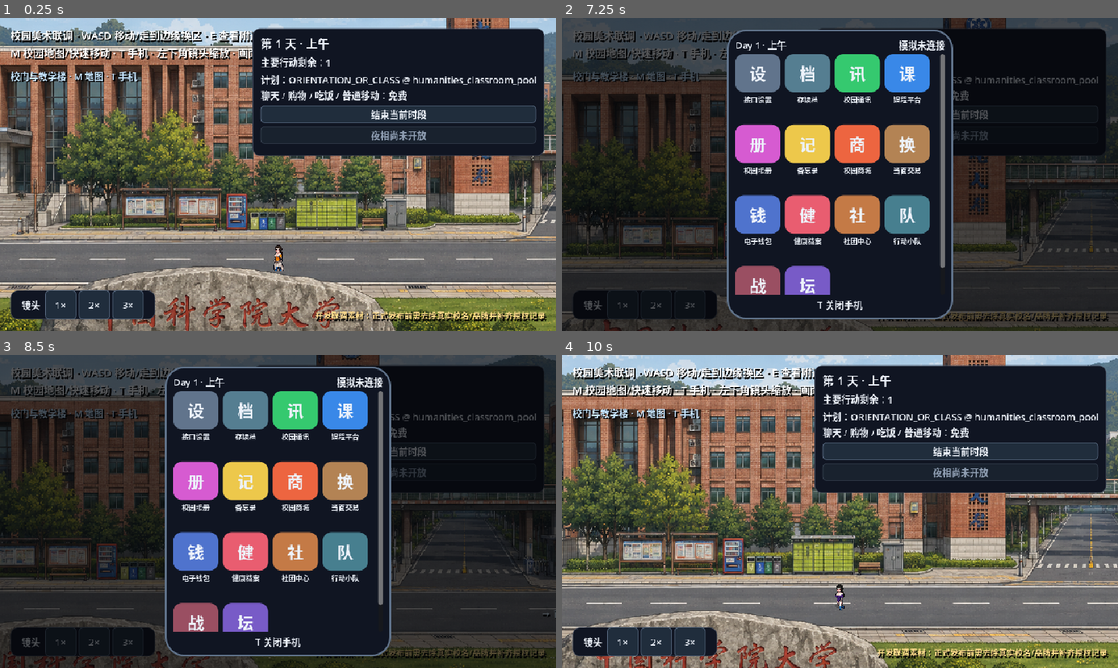
Above: before the commit, frames 1-4 (two rows, left to right).
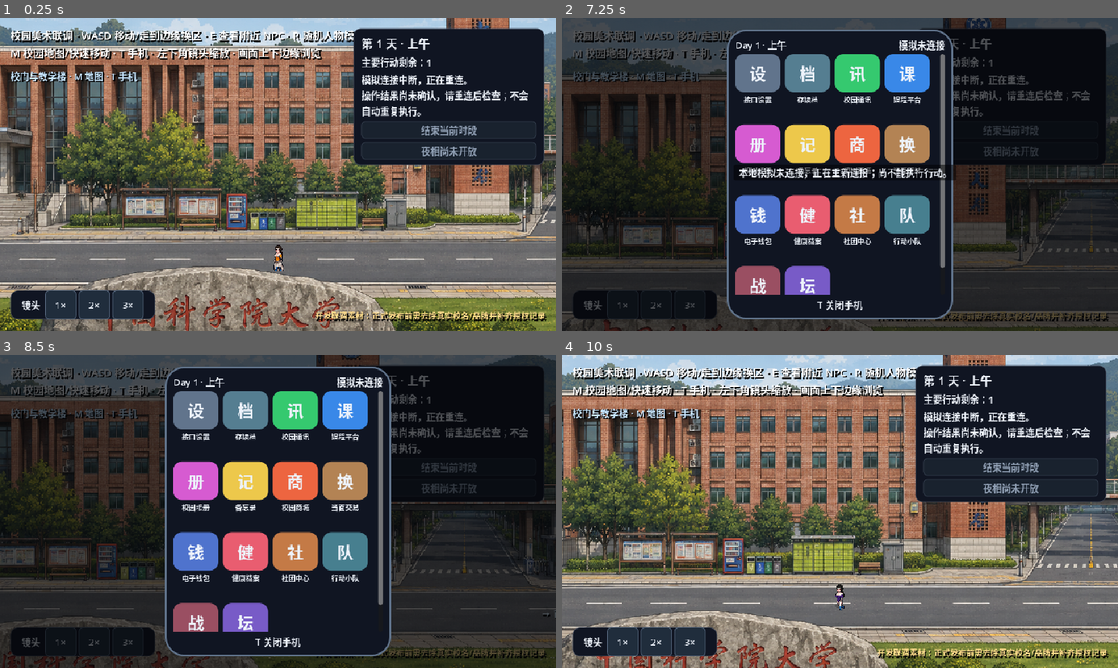
Above: after the commit, the same moments.

Repository: snappy716/LLM-simulate-society
Game: Godot game, scene res://scenes/campus/campus_collab_test.tscn
The game is run twice, just before and just after one commit, with the same random seed, the same clock (stepped at 60 frames per second) and the same inputs.
Inputs (mouse positions are in pixels of both pictures, inside the frame that each line leads up to):
- Up to frame 1 (0.25 s): no input
- Up to frame 2 (7.25 s): move the mouse to (962, 158) at 0.52 s; hold D (move_right) 0.53-1.28 s; hold E (interact_npc) 0.53-1.28 s; move the mouse to (728, 190) at 1.27 s; hold S (move_down) 1.28-2.03 s; tap one key every 1.5 s from 1.35 s: R (randomize_outfit) E (interact_npc) T (toggle_phone) R (randomize_outfit); move the mouse to (895, 105) at 2.02 s; hold D (move_right) 2.03-2.78 s; hold T (toggle_phone) 2.03-2.78 s; move the mouse to (812, 237) at 2.77 s; hold W (move_up) 2.78-3.53 s; move the mouse to (1006, 221) at 3.52 s; hold R (randomize_outfit) 3.53-4.28 s; hold A (move_left) 3.53-5.03 s; move the mouse to (673, 127) at 4.27 s; move the mouse to (867, 174) at 5.02 s; hold S (move_down) 5.03-5.78 s; hold E (interact_npc) 5.03-5.78 s; move the mouse to (756, 96) at 5.77 s; hold D (move_right) 5.78-6.53 s; move the mouse to (962, 158) at 6.52 s; hold W (move_up) from 6.53 s (still down); hold T (toggle_phone) from 6.53 s (still down)
- Up to frame 3 (8.5 s): move the mouse to (166, 527) at 7.27 s; release W (move_up) at 7.28 s; release T (toggle_phone) at 7.28 s; hold D (move_right) 7.28-8.03 s; tap E (interact_npc) at 7.35 s; move the mouse to (333, 442) at 8.02 s; hold S (move_down) from 8.03 s (still down); hold R (randomize_outfit) from 8.03 s (still down)
- Up to frame 4 (10 s): move the mouse to (812, 574) at 8.77 s; release S (move_down) at 8.78 s; release R (randomize_outfit) at 8.78 s; hold A (move_left) 8.78-9.53 s; tap T (toggle_phone) at 8.85 s; move the mouse to (1006, 558) at 9.52 s; hold W (move_up) from 9.53 s (still down); hold E (interact_npc) from 9.53 s (still down)

The runs differ from the first frame. In frame 1, 12% of the frame differs, in the area x 45-98%, y 3-48%; in frame 2, 2.6%; in frame 3, 1.7%; in frame 4, 12%.

Commit message:
Show readable campus HUD and safe connection failure feedback

Diff:
--- a/game/scenes/ui/campus_phase_debug_panel.tscn
+++ b/game/scenes/ui/campus_phase_debug_panel.tscn
@@ -30,7 +30,8 @@
 text = "主要行动剩余：1"
 
 [node name="Status" type="Label" parent="Margin/VBox"]
-text = "计划：ORIENTATION_OR_CLASS @ humanities_classroom_pool\n聊天 / 购物 / 吃饭 / 普通移动：免费"
+autowrap_mode = 3
+text = "正在同步校园状态……"
 
 [node name="Advance" type="Button" parent="Margin/VBox"]
 text = "结束当前时段"
--- a/game/scripts/simulation/simulation_bridge.gd
+++ b/game/scripts/simulation/simulation_bridge.gd
@@ -763,7 +763,7 @@
 		interface_configured.emit(bool(parsed.get("ok", false)), parsed)
 		return
 	if response_code != 200:
-		connected = false
+		_finish_with_error("尚未连接校园服务，正在重试连接。")
 		return
 	if not parsed is Dictionary:
 		_finish_with_error("校园服务返回了无效 JSON")
@@ -832,7 +832,16 @@
 	_campus_pending_proposal_id = ""
 	_campus_pending_night_action = ""
 	_campus_busy = false
-	var parsed = JSON.parse_string(body.get_string_from_utf8())
+	var parsed = null
+	if not body.is_empty():
+		var decoder := JSON.new()
+		if decoder.parse(body.get_string_from_utf8()) == OK:
+			parsed = decoder.data
+	if _result != HTTPRequest.RESULT_SUCCESS or not parsed is Dictionary:
+		var connection_error := "模拟连接中断或响应无效；操作结果尚未确认，请重连后检查状态，不要连续重试。"
+		_finish_with_error(connection_error)
+		parsed = {"error": connection_error}
+		response_code = 0
 	if operation == "persistence":
 		var response: Dictionary = parsed if parsed is Dictionary else {"error": "存档服务未返回有效响应；请刷新存档槽确认结果。"}
 		var success := response_code == 200 and bool(response.get("ok", false))
--- a/game/scripts/ui/campus_phase_debug_panel.gd
+++ b/game/scripts/ui/campus_phase_debug_panel.gd
@@ -13,12 +13,44 @@
 	_bridge = get_node("/root/SimulationBridge")
 	_bridge.campus_snapshot_updated.connect(_render_snapshot)
 	_bridge.campus_phase_advanced.connect(_on_phase_advanced)
+	_bridge.connection_state_changed.connect(_on_connection_changed)
 	advance_button.pressed.connect(_on_advance_pressed)
 	night_world_button.pressed.connect(_on_night_world_pressed)
 	_bridge.campus_night_world_operation_completed.connect(_on_night_world_completed)
 	var current: Dictionary = _bridge.get("campus_snapshot")
 	if not current.is_empty():
 		_render_snapshot(current)
+	_refresh_availability()
+
+
+func _process(_delta: float) -> void:
+	_refresh_availability()
+
+
+func _refresh_availability() -> void:
+	if _bridge == null:
+		return
+	var snapshot: Dictionary = _bridge.get("campus_snapshot")
+	var blocked := ""
+	if not bool(_bridge.get("connected")):
+		blocked = "本地模拟未连接，正在重新连接；尚不能执行行动。"
+	elif snapshot.is_empty():
+		blocked = "正在同步校园状态。"
+	elif bool(_bridge.call("is_campus_busy")):
+		blocked = "正在处理行动，请等待结果，勿重复提交。"
+	advance_button.disabled = not blocked.is_empty()
+	advance_button.tooltip_text = blocked if not blocked.is_empty() else "结束当前时段，NPC 与世界同步推进；不能撤销。"
+	var night: Dictionary = snapshot.get("night_world", {})
+	night_world_button.disabled = not blocked.is_empty() or not (bool(night.get("can_enter", false)) or bool(night.get("can_exit", false)))
+	night_world_button.tooltip_text = blocked if not blocked.is_empty() else ("当前时段、资格或战斗状态不允许切换。" if night_world_button.disabled else "切换表里世界不恢复生命，也不消耗主要行动。")
+
+
+func _on_connection_changed(connected: bool, _message: String) -> void:
+	if connected:
+		_render_snapshot(_bridge.get("campus_snapshot"))
+	else:
+		status_label.text = "模拟连接中断，正在重连。\n操作结果尚未确认，请重连后检查；不会自动重复执行。"
+	_refresh_availability()
 
 
 func _render_snapshot(snapshot: Dictionary) -> void:
@@ -27,14 +59,16 @@
 	var day := int(clock.get("day", 1))
 	var player: Dictionary = snapshot.get("player", {})
 	var budget: Dictionary = player.get("action_budget", {})
-	var plan: Dictionary = player.get("current_plan", {})
+	var place: Dictionary = (snapshot.get("places", {}) as Dictionary).get(String(player.get("current_location_id", "")), {})
+	var vitals: Dictionary = player.get("vitals", {})
 	var night_world: Dictionary = snapshot.get("night_world", {})
 	var moon: Dictionary = night_world.get("moon", {})
 	phase_label.text = "第 %d 天 · %s" % [day, _bridge.call("phase_display_name", phase)]
 	budget_label.text = "主要行动剩余：%d" % int(budget.get("major_remaining", 0))
-	status_label.text = "计划：%s @ %s\n%s · 污染 %d%%\n聊天 / 购物 / 吃饭 / 普通移动：免费" % [
-		String(plan.get("activity_id", "自由安排")),
-		String(plan.get("location_id", "未指定")),
+	status_label.text = "地点：%s\n生命 %d/%d · 专注 %d/%d\n%s · 污染 %d%%\n聊天 / 购物 / 吃饭 / 普通移动：免费" % [
+		String(place.get("name", "地点待同步")),
+		int(vitals.get("health", 0)), int(vitals.get("max_health", 0)),
+		int(vitals.get("focus", 0)), int(vitals.get("max_focus", 0)),
 		String(moon.get("name", "月相未知")),
 		int(night_world.get("pollution", 0)),
 	]
@@ -44,6 +78,7 @@
 	else:
 		night_world_button.text = "进入夜相（免费）" if bool(night_world.get("can_enter", false)) else "夜相当前不可进入"
 		night_world_button.disabled = not bool(night_world.get("can_enter", false))
+	_refresh_availability()
 
 
 func _on_advance_pressed() -> void:
--- /dev/null
+++ b/game/tools/test_campus_hud_feedback.gd
@@ -0,0 +1,64 @@
+extends SceneTree
+
+
+func _initialize() -> void:
+	call_deferred("_run")
+
+
+func _run() -> void:
+	create_timer(60).timeout.connect(func():
+		if not "--keep-open" in OS.get_cmdline_user_args():
+			push_error("HUD feedback timeout")
+			quit(1)
+	)
+	var bridge := root.get_node("SimulationBridge")
+	for _attempt in range(200):
+		if not (bridge.get("campus_snapshot") as Dictionary).is_empty():
+			break
+		await create_timer(0.05).timeout
+	assert(not (bridge.get("campus_snapshot") as Dictionary).is_empty())
+	change_scene_to_file("res://scenes/campus/campus_collab_test.tscn")
+	await process_frame
+	await process_frame
+	var hud := current_scene.get_node("UI/PhasePanel")
+	var status := hud.get("status_label") as Label
+	var advance := hud.get("advance_button") as Button
+	var night := hud.get("night_world_button") as Button
+	var snapshot: Dictionary = bridge.get("campus_snapshot")
+	var counter := int(bridge.get("_campus_command_counter"))
+	assert(status.text.contains("生命") and status.text.contains("专注"))
+	assert(not status.text.contains("ORIENTATION_OR_CLASS"))
+	assert(not status.text.contains("humanities_classroom_pool"))
+	assert(not advance.disabled)
+	assert(night.disabled and not night.tooltip_text.is_empty())
+	bridge.set("_campus_busy", true)
+	hud.call("_refresh_availability")
+	assert(advance.disabled and advance.tooltip_text.contains("正在处理"))
+	bridge.set("_campus_busy", false)
+	var replies: Array = []
+	bridge.campus_inventory_operation_completed.connect(func(success, result): replies.append([success, result]))
+	# Transport fixtures only: no action is submitted or repeated by this test.
+	for body in [PackedByteArray(), "invalid JSON".to_utf8_buffer()]:
+		bridge.set("_campus_pending_operation", "inventory")
+		bridge.call("_on_campus_request_completed", HTTPRequest.RESULT_CANT_CONNECT, 0, PackedStringArray(), body)
+		assert(not bool(bridge.get("connected")))
+		assert(advance.disabled and night.disabled)
+		assert(status.text.contains("不会自动重复"))
+		assert(not bool(replies.back()[0]))
+		assert(String(replies.back()[1].error).contains("尚未确认"))
+		(bridge.get("_retry_timer") as Timer).stop()
+		bridge.call("_request_snapshot")
+		await bridge.campus_snapshot_updated
+		assert(bool(bridge.get("connected")))
+		assert(not advance.disabled)
+		assert(int(bridge.get("_campus_command_counter")) == counter)
+		assert(int(bridge.get("campus_snapshot").revision) == int(snapshot.revision))
+	bridge.set("_campus_pending_operation", "inventory")
+	bridge.call("_on_campus_request_completed", HTTPRequest.RESULT_SUCCESS, 409, PackedStringArray(), JSON.stringify({"error": "任务已被其他人领取"}).to_utf8_buffer())
+	assert(bool(bridge.get("connected")), "business rejection is not a disconnected server")
+	assert(not bool(replies.back()[0]))
+	assert(replies.back()[1].error == "任务已被其他人领取")
+	assert(not advance.disabled)
+	print("CAMPUS_HUD_FEEDBACK_OK readable_vitals busy_reason invalid_response reconnect no_command_replay business_rejection")
+	if not "--keep-open" in OS.get_cmdline_user_args():
+		quit(0)
Not shown, added: game/tools/test_campus_hud_feedback.gd.uid
Not shown, changed: design/IMPLEMENTATION_ROADMAP.md
Not shown, changed: design/UI_FOUNDATION.md
Not shown, changed: production/VERIFICATION.md
Not shown, changed: tests/test_campus_ui_theme.py
